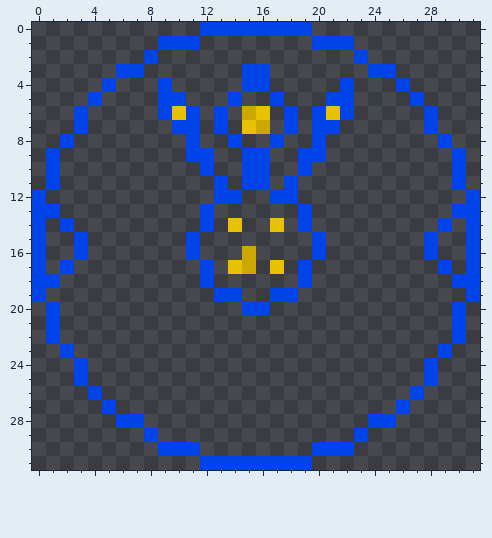
A pixel-art sprite gets an edit: Tutorial01.gmx/sprites/images/spr_enemy_1_2.png. Above is the file before it was changed.
The file is 32x32 pixels.
After the commit:
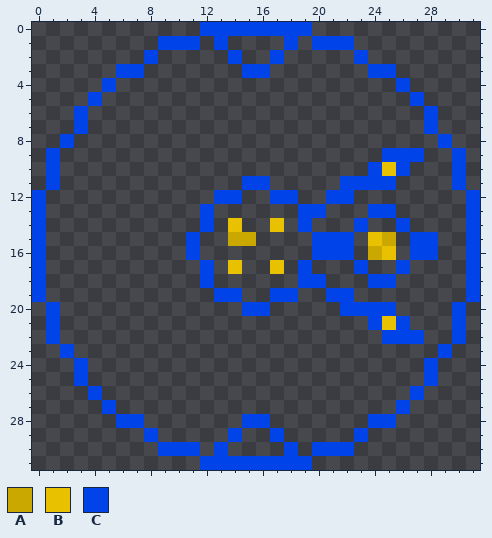
Palette (. is transparent): A #caa800  B #e8c200  C #0043e8
Changes in this commit:
@@ x 0..31 @@
  0 ............CCCCCCCC............
- 1 .........CCC........CCC.........
- 2 ........C..............C........
+ 1 .........CCC.C....C.CCC.........
+ 2 ........C.....C..C.....C........
  3 ......CC.......CC.......CC......
- 4 .....C...C.....CC.....C...C.....
- 5 ....C....CC...C..C...CC....C....
- 6 ...C.....CBC.C.AB.C.CBC.....C...
- 7 ...C......CC.C.BA.C.CC......C...
- 8 ..C........C..C..C..C........C..
- 9 .C.........CC..CC..CC.........C.
-10 .C..........C..CC..C..........C.
-11 .C...........C.CC.C...........C.
-12 C............CC..CC............C
-13 CC..........C......C..........CC
-14 C.C.........C.B..B.C.........C.C
-15 C..C.......C........C.......C..C
-16 C..C.......C...A....C.......C..C
-17 C.C.........C.BA.B.C.........C.C
-18 CC..........C......C..........CC
-19 C............CC..CC............C
-20 .C.............CC.............C.
-21 .C............................C.
-22 .C............................C.
+ 4 .....C....................C.....
+ 5 ....C......................C....
+ 6 ...C........................C...
+ 7 ...C........................C...
+ 8 ..C..........................C..
+ 9 .C.......................CCC..C.
+10 .C......................CBC...C.
+11 .C.............CC.....CCCC....C.
+12 C............CC..CC..CC........C
+13 C...........C......CC...CC.....C
+14 C...........C.B..B.C...C..C....C
+15 C..........C..AA....CCC.BA.CC..C
+16 C..........C........CCC.AB.CC..C
+17 C...........C.B..B.C...C..C....C
+18 C...........C......CC...CC.....C
+19 C............CC..CC..CC........C
+20 .C.............CC.....CCCC....C.
+21 .C......................CBC...C.
+22 .C.......................CCC..C.
 23 ..C..........................C..
@@ x 11..20 @@
 27 ..........
-28 ..........
-29 ..........
-30 C........C
+28 ....CC....
+29 ...C..C...
+30 C.C....C.C
 31 .CCCCCCCC.
